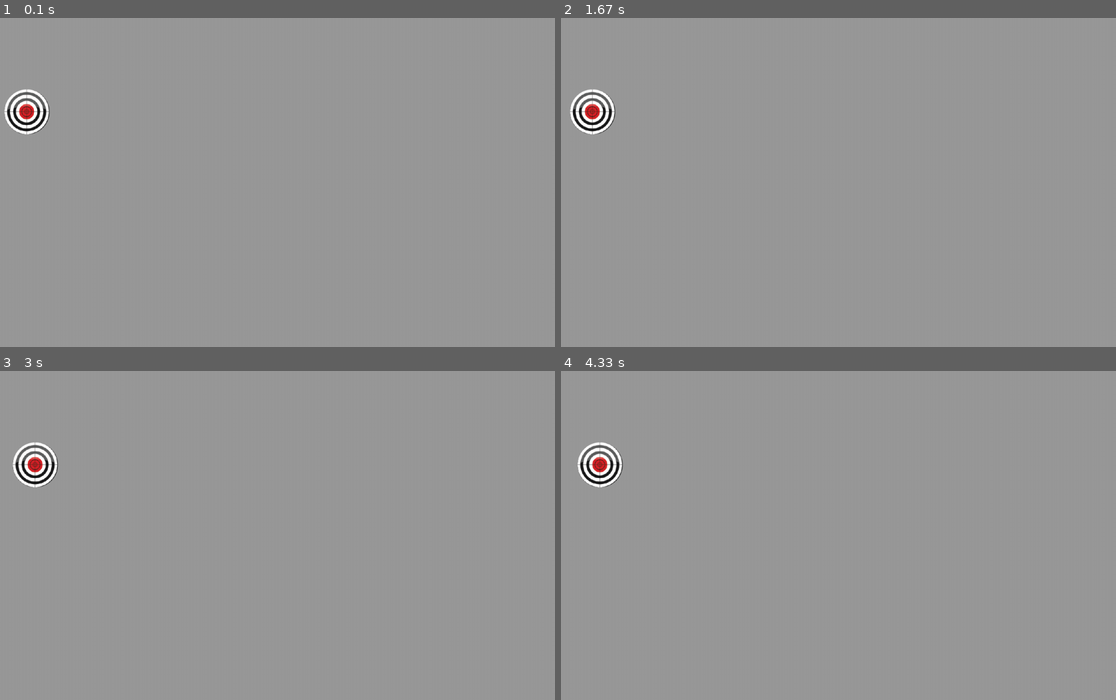
Above: before the commit, frames 1-4 (two rows, left to right).
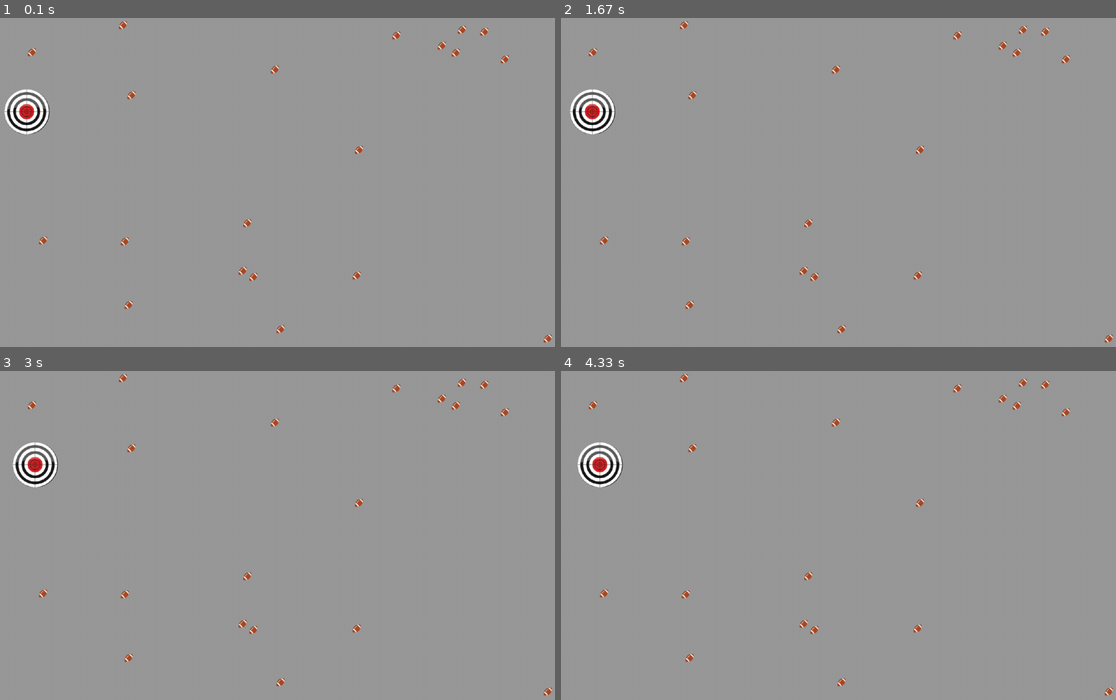
Above: after the commit, the same moments.

Repository: 7daytheory/pygame
Game: pygame game, started from code/main.py
Two runs of this game, one before a commit and one after it. Both use one fixed random seed, a clock stepped at 60 frames per second and the inputs below.
Inputs:
- Up to frame 1 (0.1 s): no input
- Up to frame 2 (1.67 s): no input
- Up to frame 3 (3 s): no input
- Up to frame 4 (4.33 s): no input

The runs differ from the first frame. In frame 1, 0.6% of the frame differs, in the area x 5-100%, y 1-99%; in frame 2, 0.6%; in frame 3, 0.6%; in frame 4, 0.6%.

Commit message:
Feat: Go through tuple that stores all positions and display 20 random footballs

Diff:
--- a/code/main.py
+++ b/code/main.py
@@ -1,5 +1,6 @@
 import pygame
 from os.path import join
+from random import randint
 
 #general setup
 pygame.init()
@@ -20,19 +21,23 @@
 x = 100
 
 #importing an image
-path = join('images', 'target.png')
-target_surf = pygame.image.load(path).convert_alpha()
+target_path = join('images', 'target.png')
+target_surf = pygame.image.load(target_path).convert_alpha()
+football_path = join('images', 'football.png')
+football_surf = pygame.image.load(football_path).convert_alpha()
+football_pos = [(randint(0, WINDOW_WIDTH), randint(0, WINDOW_HEIGHT)) for i in range(20)] # Create tuple to store x and y before the while loop
 
 #event loop
 while running:
     for event in pygame.event.get():
         if event.type == pygame.QUIT:
             running = False
-
     #draw the game
     display_surface.fill('#999999')
     x += 0.1
     display_surface.blit(target_surf, (x, 150))
+    for pos in football_pos:
+        display_surface.blit(football_surf, pos)
     pygame.display.update()
 
 
Binary file added: images/football.png
